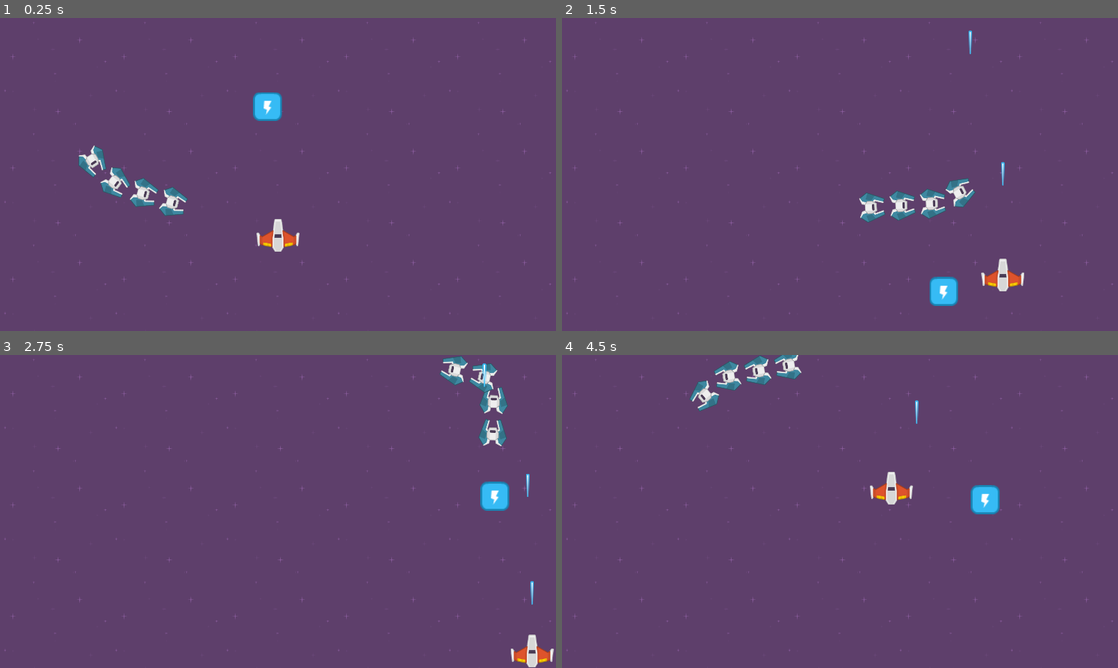
Above: before the commit, frames 1-4 (two rows, left to right).
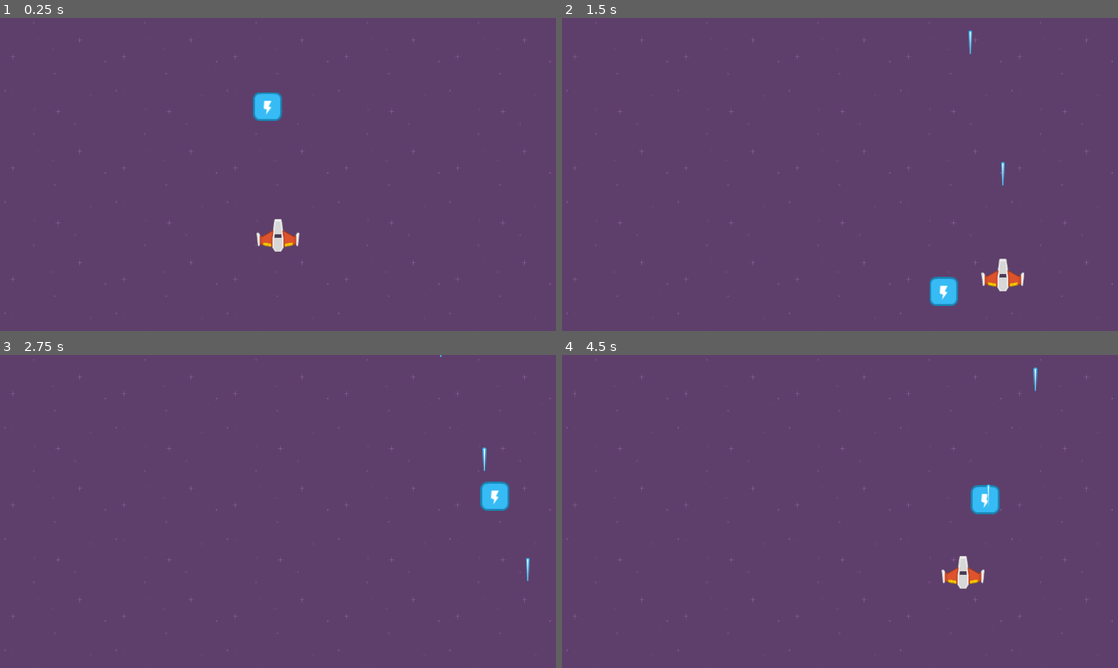
Above: after the commit, the same moments.

Repository: Machalord/Space-Shooter
Game: Godot game, scene res://Scenes/Game.tscn
Same seed, same stepped clock (60 frames per second), same inputs: the game is played once before the commit and once after it. The project has no main scene, so this scene is started directly.
Inputs (mouse positions are in pixels of both pictures, inside the frame that each line leads up to):
- Up to frame 1 (0.25 s): no input
- Up to frame 2 (1.5 s): move the mouse to (962, 158) at 0.52 s; press the mouse at (962, 158) at 0.53 s; hold D (right) 0.53-1.28 s; move the mouse to (728, 190) at 1.27 s; release the mouse at (728, 190) at 1.28 s; hold Down (down) from 1.28 s (still down); click (728, 190) at 1.35 s
- Up to frame 3 (2.75 s): move the mouse to (333, 442) at 2.02 s; release Down (down) at 2.03 s; press the mouse at (333, 442) at 2.03 s; hold D (right) from 2.03 s (still down)
- Up to frame 4 (4.5 s): move the mouse to (812, 574) at 2.77 s; release D (right) at 2.78 s; release the mouse at (812, 574) at 2.78 s; hold W (up) 2.78-3.53 s; click (812, 574) at 2.85 s; move the mouse to (1006, 558) at 3.52 s; press the mouse at (1006, 558) at 3.53 s; hold A (left) from 3.53 s (still down); move the mouse to (673, 464) at 4.27 s; release the mouse at (673, 464) at 4.28 s; click (673, 464) at 4.35 s

The runs differ from the first frame. In frame 1, 1.1% of the frame differs, in the area x 14-34%, y 40-64%; in frame 2, 1.1%; in frame 3, 1.7%; in frame 4, 2.0%, in the area x 22-86%, y 0-75%.

Commit message:
agregado areas

Diff:
--- a/Scenes/Game.tscn
+++ b/Scenes/Game.tscn
@@ -6,7 +6,6 @@
 [ext_resource path="res://Scenes/PowerUp.tscn" type="PackedScene" id=4]
 [ext_resource path="res://Scenes/Meteor.tscn" type="PackedScene" id=5]
 [ext_resource path="res://Scenes/Spawner.tscn" type="PackedScene" id=6]
-[ext_resource path="res://Scenes/EnemyPathFormation.tscn" type="PackedScene" id=7]
 
 [sub_resource type="RectangleShape2D" id=1]
 extents = Vector2( 5, 360 )
@@ -63,10 +62,9 @@
 
 [node name="ShipPlayer" parent="." instance=ExtResource( 2 )]
 position = Vector2( 640, 500 )
+collision_layer = 768
 
 [node name="Spawner" parent="." instance=ExtResource( 6 )]
 position = Vector2( 637.797, -129.254 )
 scene_to_instance = ExtResource( 5 )
 Timer_Time = 0.5
-
-[node name="Path2D" parent="." instance=ExtResource( 7 )]
--- a/Scenes/PowerUp.tscn
+++ b/Scenes/PowerUp.tscn
@@ -26,4 +26,5 @@
 wait_time = 100.0
 one_shot = true
 autostart = true
+[connection signal="area_entered" from="Area2D" to="." method="_on_Area2D_area_entered"]
 [connection signal="timeout" from="Timer" to="." method="_on_Timer_timeout"]
--- a/Scenes/ShipPlayer.tscn
+++ b/Scenes/ShipPlayer.tscn
@@ -18,14 +18,20 @@
 [node name="Sprite" type="Sprite" parent="."]
 texture = ExtResource( 2 )
 
-[node name="CollisionShape2D" type="CollisionShape2D" parent="."]
+[node name="CollisionShape2D" type="CollisionShape2D" parent="." groups=[
+"Player",
+]]
+visible = false
 shape = SubResource( 1 )
+disabled = true
 
 [node name="Area2D" type="Area2D" parent="."]
 collision_layer = 2147484416
 collision_mask = 768
 
-[node name="CollisionShape2D" type="CollisionShape2D" parent="Area2D"]
+[node name="CollisionShape2D" type="CollisionShape2D" parent="Area2D" groups=[
+"Player",
+]]
 shape = SubResource( 2 )
 
 [node name="ShotPos1" type="Position2D" parent="."]
--- a/Scripts/PowerUp.gd
+++ b/Scripts/PowerUp.gd
@@ -20,3 +20,9 @@
 func _on_Timer_timeout():
 	queue_free()
 	pass # Replace with function body.
+
+
+func _on_Area2D_area_entered(area):
+	if area.is_in_group("player"):
+		queue_free()
+	pass # Replace with function body.
Not shown: 1 places in Scenes/Game.tscn that only renumber resources
